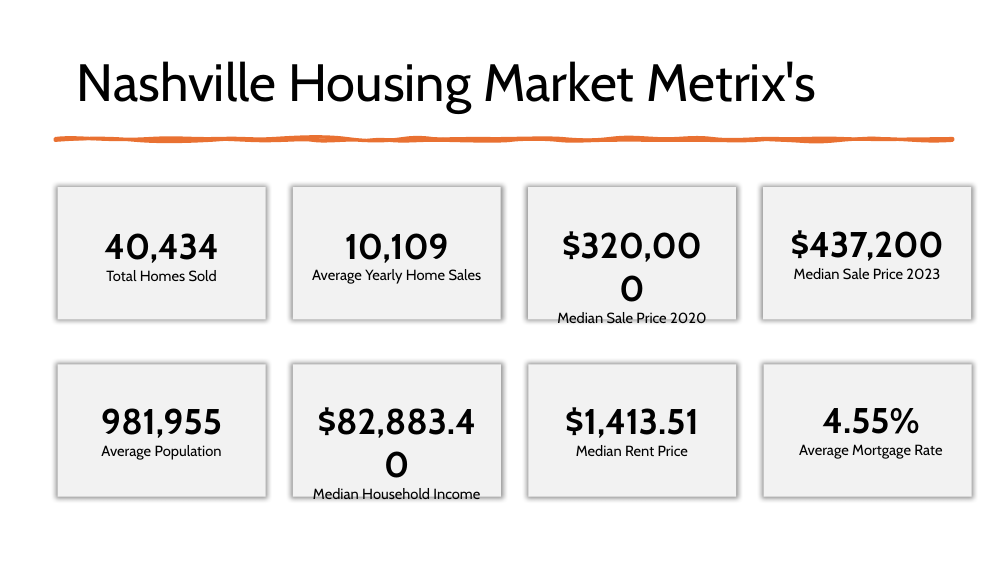
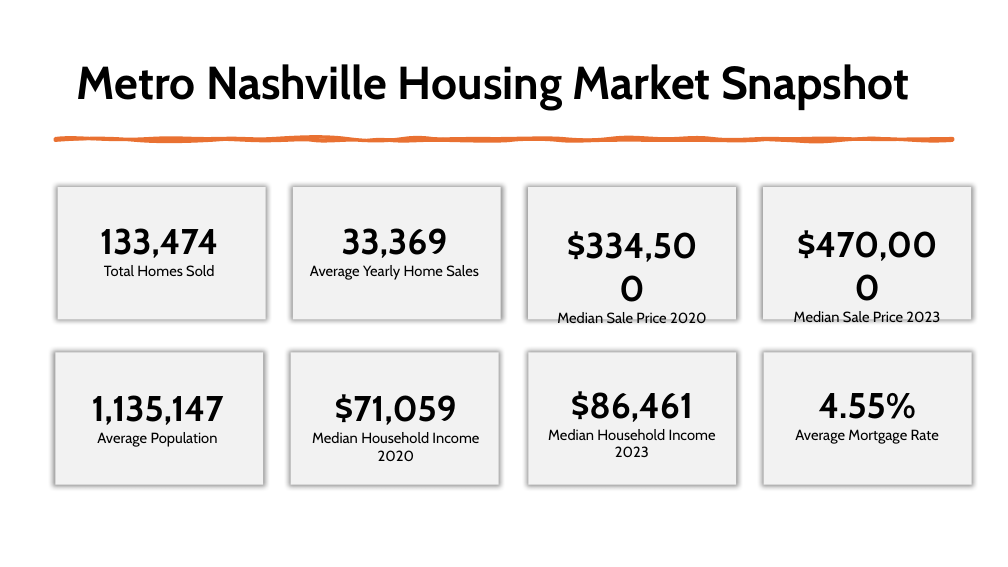
Before and after one commit to lukemgaff/Metro-Nashville-Housing-Affordability-2020-2023, a slide deck: slide 5 of Capstone(Nashville Housing).pptx. Drawn at 1008x567 pixels with LibreOffice and Linux fonts; fonts in the diff are those of the drawing. Boxes give left, top, right and bottom in pixels: in the first picture for what was removed or moved away, otherwise in the second. Text is boxed around its words. In the diff, an @@ line names an element or a change of style, - is before the commit and + after.

```diff
--- a/Capstone(Nashville Housing).pptx
+++ b/Capstone(Nashville Housing).pptx
@@ title at <box>77,64,909,110</box>: text changed; size 50 to 44 pt; bold on @@
-Nashville Housing Market Metrix's
+Metro Nashville Housing Market Snapshot
@@ text at <box>100,228,218,258</box>: text changed @@
-40,434
+133,474
@@ text at <box>342,228,448,258</box>: text changed @@
-10,109
+33,369
@@ text at <box>567,231,697,262</box>: text changed @@
-$320,000
+$334,500
@@ text at <box>797,230,937,261</box>: text changed @@
-$437,200
+$470,000
@@ 3 rectangles: place and size @@
-3 rectangles at <box>57,364,972,497</box>
+3 rectangles at <box>55,352,972,485</box>
@@ rectangle: place and size @@
-rectangle at <box>293,364,501,497</box>
+rectangle at <box>290,352,498,485</box>
@@ text "1,135,147": place and size @@
-text "1,135,147" at <box>101,408,222,460</box>
+text "1,135,147" at <box>92,395,224,447</box>
@@ text "$71,059": place and size @@
-text "$71,059" at <box>313,407,480,500</box>
+text "$71,059" at <box>312,394,479,461</box>
@@ text "4.55%": place and size @@
-text "4.55%" at <box>799,408,942,459</box>
+text "4.55%" at <box>795,393,939,444</box>
@@ text at <box>92,395,224,425</box>: text changed @@
-981,955
+1,135,147
@@ text at <box>335,394,457,425</box>: text changed @@
-$82,883.40
+$71,059
@@ text at <box>548,391,716,457</box>: text changed @@
-$1,413.51
-Median Rent Price
+$86,461
+Median Household Income
+2023
@@ text at <box>378,450,414,461</box>: paragraph added @@
+2020
```
Also in this commit, not shown: 10 other slides changed, 3 slides added, 2 slides removed, 12 other files.
